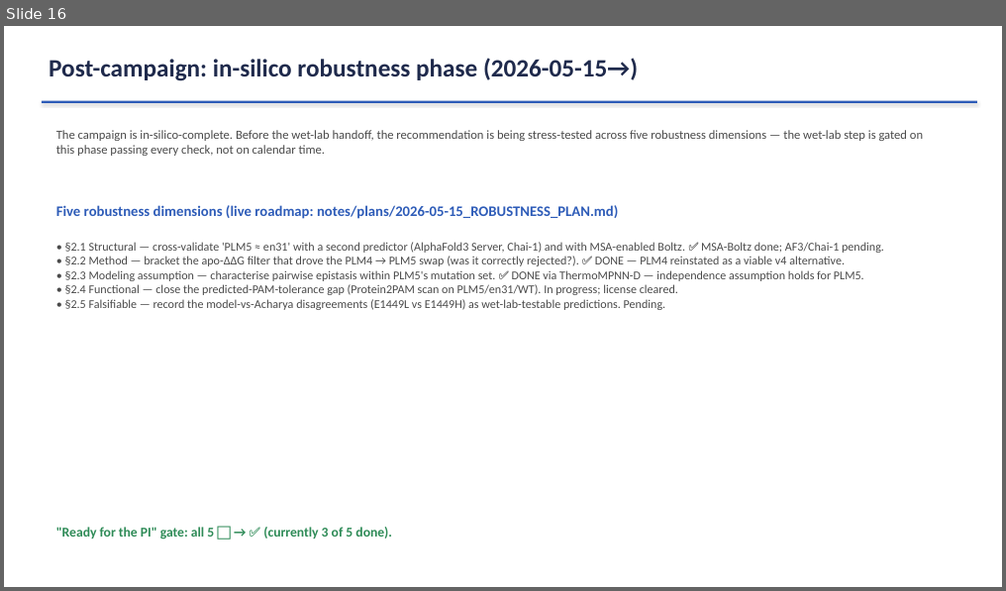
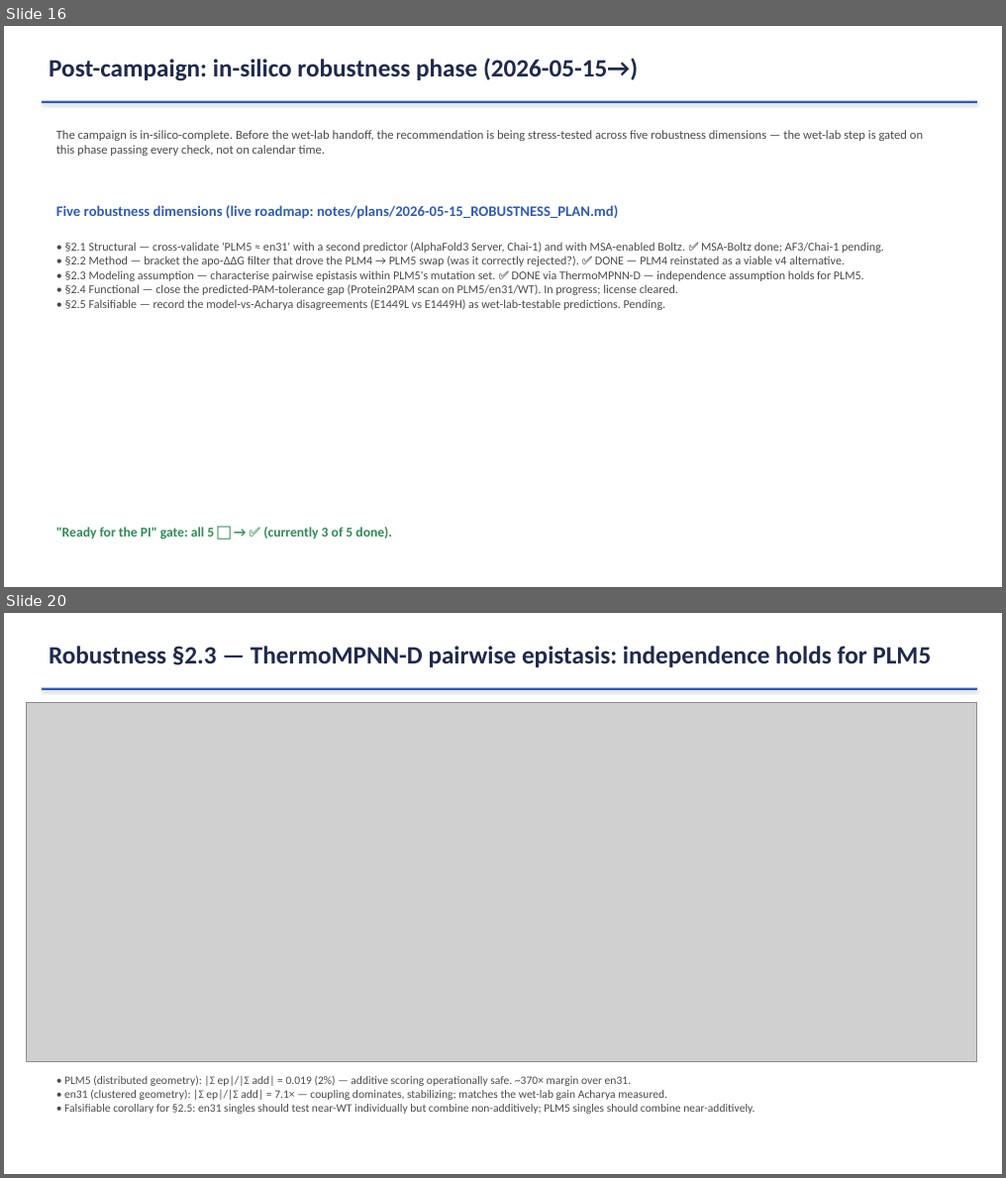
Before and after one commit to visvikbharti/protein-language-model-exploration, a slide deck: docs/presentation/FnCas9_PLM_Redesign.pptx. Shown one above the other, each under a label of ours: slide 16 before the commit, slides 16 and 20 after it; the slides between them are not shown. The pictures are 1006x591 and 1006x1178 pixels, drawn with LibreOffice and Linux fonts; fonts in the diff are those of the drawing; grey boxes stand for pictures. Boxes give left, top, right and bottom in pixels: in the first picture for what was removed or moved away, otherwise in the second. Text is boxed around its words. In the diff, an @@ line names an element or a change of style, - is before the commit and + after.

```diff
--- a/docs/presentation/FnCas9_PLM_Redesign.pptx
+++ b/docs/presentation/FnCas9_PLM_Redesign.pptx
@@ slide 20 added at box(4, 613, 1002, 1174), background #FFFFFF @@
@@ text added at box(49, 646, 931, 667), 24 pt, text #1F2A4C, bold @@
+Robustness §2.3 — ThermoMPNN-D pairwise epistasis: independence holds for PLM5
@@ rectangle added at box(42, 688, 977, 690), fill #2E5CB8 @@
@@ picture added at box(27, 703, 977, 1062) @@
@@ text added at box(64, 1076, 754, 1114), 11 pt, text #4A4A4A @@
+• PLM5 (distributed geometry): |Σ ep|/|Σ add| = 0.019 (2%) — additive scoring operationally safe. ~370× margin over en31.
+• en31 (clustered geometry): |Σ ep|/|Σ add| = 7.1× — coupling dominates, stabilizing; matches the wet-lab gain Acharya measured.
+• Falsifiable corollary for §2.5: en31 singles should test near-WT individually but combine non-additively; PLM5 singles should combine near-additively.
```
Also in this commit, not shown: 3 slides changed, 3 other slides added, 1 slide removed, 17 other files.
